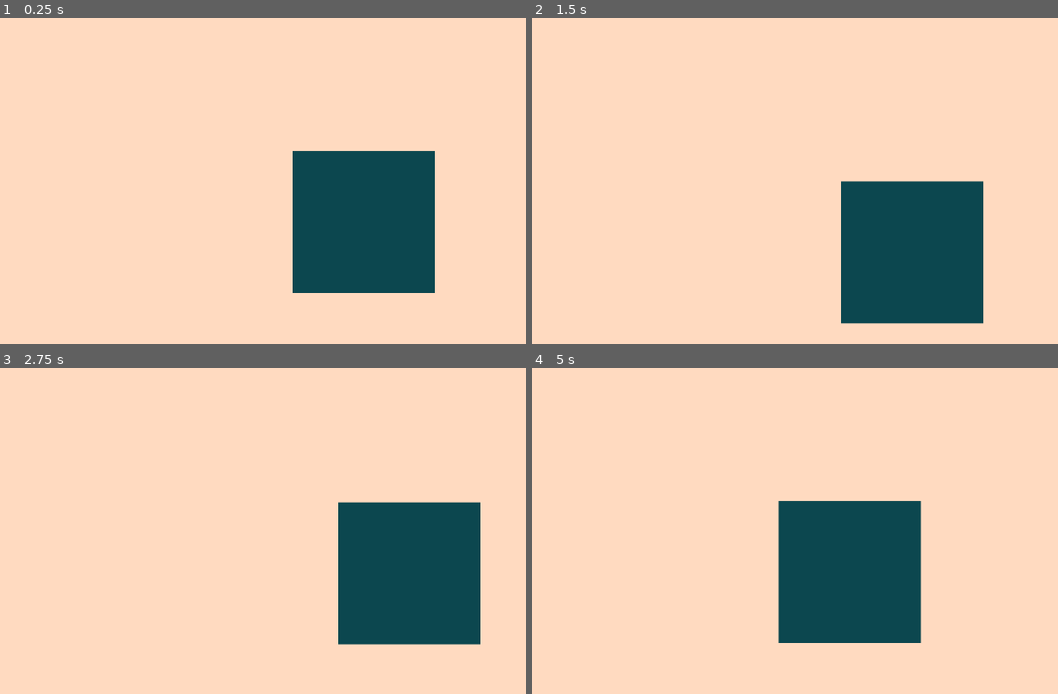
Above: before the commit, frames 1-4 (two rows, left to right).
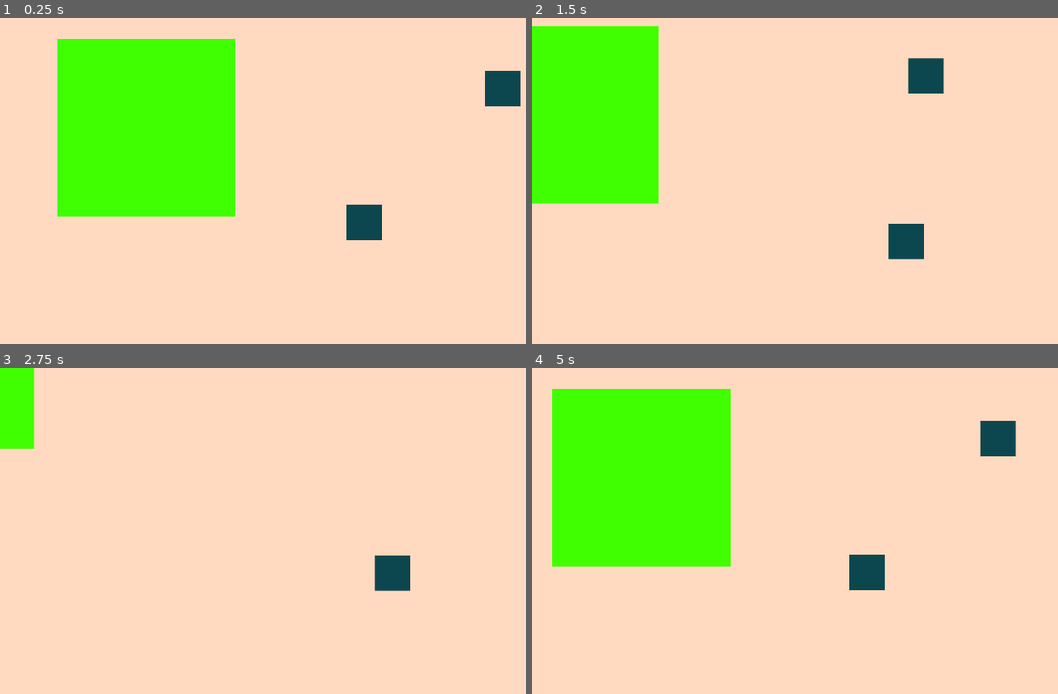
Above: after the commit, the same moments.

Repository: omarsitoe/monsterfight
Game: Godot game, scene res://scenes/sample-level.tscn
Two runs of this game, one before a commit and one after it. Both use one fixed random seed, a clock stepped at 60 frames per second and the inputs below.
Inputs:
- Up to frame 1 (0.25 s): no input
- Up to frame 2 (1.5 s): tap Enter at 0.5 s; hold Right (right) 0.53-1.28 s; hold Down (down) from 1.28 s (still down)
- Up to frame 3 (2.75 s): release Down (down) at 2.03 s; hold Right (right) from 2.03 s (still down)
- Up to frame 4 (5 s): release Right (right) at 2.78 s; hold Up (up) 2.78-3.53 s; hold A (left) from 3.53 s (still down)

The runs differ from the first frame. In frame 1, 30% of the frame differs, in the area x 10-99%, y 6-85%; in frame 2, 25%; in frame 3, 13%; in frame 4, 30%, in the area x 3-93%, y 6-85%.

Commit message:
setup fighting game scene
create new level for fighting game levels

Diff:
--- /dev/null
+++ b/scenes/sample-fighting-level.tscn
@@ -0,0 +1,47 @@
+[gd_scene load_steps=6 format=3 uid="uid://1pnsfttl0pcb"]
+
+[ext_resource type="Texture2D" uid="uid://cx3akxvx53lsm" path="res://img/sample/solid-melon.png" id="1_0ps3c"]
+[ext_resource type="Texture2D" uid="uid://jjffo8272w4g" path="res://img/sample/solid-green.png" id="2_tnuby"]
+[ext_resource type="Texture2D" uid="uid://2u32m8k7l8nc" path="res://img/sample/solid-dark-green.png" id="3_sk6vp"]
+
+[sub_resource type="RectangleShape2D" id="RectangleShape2D_8gksi"]
+size = Vector2(22492, 5604)
+
+[sub_resource type="RectangleShape2D" id="RectangleShape2D_d7d6a"]
+size = Vector2(227, 223)
+
+[node name="Node2D" type="Node2D"]
+
+[node name="Node2D" type="Node2D" parent="."]
+
+[node name="bkg" type="Sprite2D" parent="Node2D"]
+scale = Vector2(100, 100)
+texture = ExtResource("1_0ps3c")
+
+[node name="floor" type="RigidBody2D" parent="Node2D"]
+position = Vector2(0, 3262)
+gravity_scale = 0.0
+freeze = true
+
+[node name="floor-collision" type="CollisionShape2D" parent="Node2D/floor"]
+position = Vector2(22, 1829)
+shape = SubResource("RectangleShape2D_8gksi")
+
+[node name="floor" type="Sprite2D" parent="Node2D/floor/floor-collision"]
+scale = Vector2(100, 25)
+texture = ExtResource("2_tnuby")
+
+[node name="Camera2D" type="Camera2D" parent="."]
+zoom = Vector2(0.09, 0.09)
+
+[node name="player1" type="RigidBody2D" parent="."]
+position = Vector2(-4420, 558)
+
+[node name="CollisionShape2D" type="CollisionShape2D" parent="player1"]
+position = Vector2(-0.5, -0.5)
+scale = Vector2(5, 7)
+shape = SubResource("RectangleShape2D_d7d6a")
+
+[node name="playerImg" type="Sprite2D" parent="player1"]
+scale = Vector2(5, 7)
+texture = ExtResource("3_sk6vp")
--- a/scenes/sample-level.tscn
+++ b/scenes/sample-level.tscn
@@ -1,6 +1,7 @@
-[gd_scene load_steps=4 format=3 uid="uid://c3ewpl6j6wwg5"]
+[gd_scene load_steps=5 format=3 uid="uid://c3ewpl6j6wwg5"]
 
 [ext_resource type="Texture2D" uid="uid://cx3akxvx53lsm" path="res://img/sample/solid-melon.png" id="1_tdv5h"]
+[ext_resource type="Texture2D" uid="uid://jjffo8272w4g" path="res://img/sample/solid-green.png" id="2_4hj1s"]
 [ext_resource type="Script" path="res://src/overworld/player/movement.gd" id="2_eo6un"]
 [ext_resource type="Texture2D" uid="uid://2u32m8k7l8nc" path="res://img/sample/solid-dark-green.png" id="2_f31l3"]
 
@@ -14,13 +15,24 @@
 scale = Vector2(100, 100)
 texture = ExtResource("1_tdv5h")
 
+[node name="Solid-green" type="Sprite2D" parent="scene"]
+position = Vector2(-1259, -480)
+scale = Vector2(5, 5)
+texture = ExtResource("2_4hj1s")
+
+[node name="spirit" type="Sprite2D" parent="scene"]
+position = Vector2(996, -728)
+texture = ExtResource("2_f31l3")
+
 [node name="CharacterBody2D" type="CharacterBody2D" parent="."]
 position = Vector2(120, 120)
 script = ExtResource("2_eo6un")
+speed = 1000
 
 [node name="player" type="Sprite2D" parent="CharacterBody2D"]
 z_index = 1
 texture = ExtResource("2_f31l3")
 
 [node name="Camera2D" type="Camera2D" parent="CharacterBody2D/player"]
+zoom = Vector2(0.25, 0.25)
 position_smoothing_enabled = true
--- a/src/overworld/player/movement.gd
+++ b/src/overworld/player/movement.gd
@@ -1,6 +1,6 @@
 extends CharacterBody2D
 
-@export var speed = 400
+@export var speed = 500
 
 func get_input():
 	var input_direction = Input.get_vector("left", "right", "up", "down")
